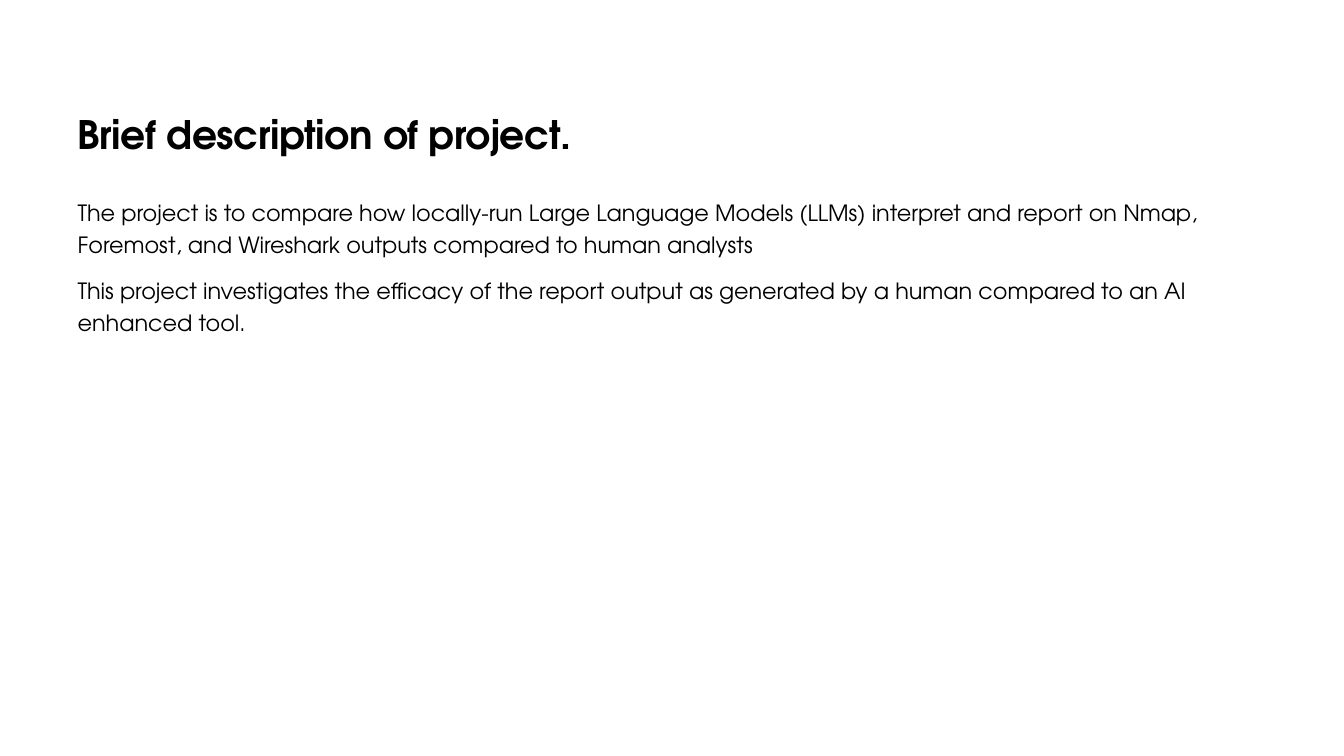
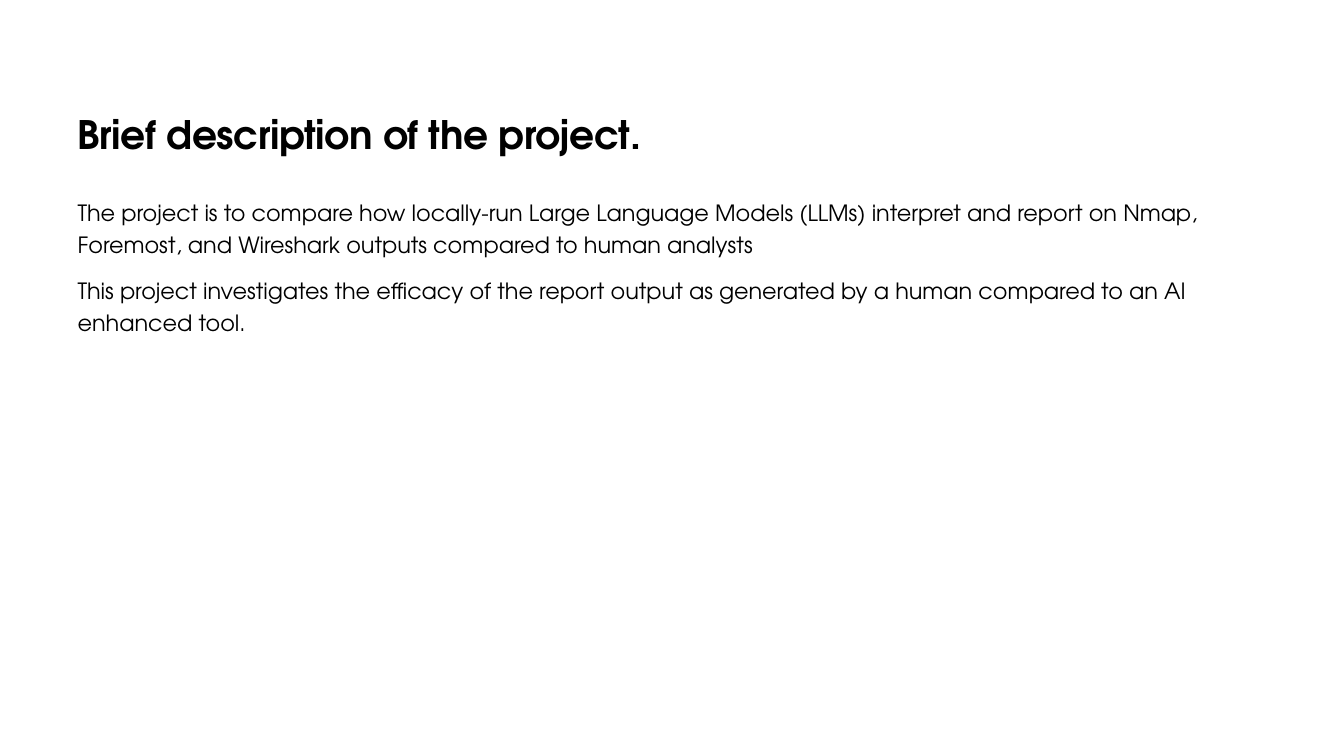
Before and after one commit to DavidSushames/BHB-Capstone, a slide deck: slide 4 of Academic Documents/Powerpoint wkg/Mid project Update - Dave v1.1 14-09.pptx. Drawn at 1344x756 pixels with LibreOffice and Linux fonts; fonts in the diff are those of the drawing. Boxes give left, top, right and bottom in pixels: in the first picture for what was removed or moved away, otherwise in the second. Text is boxed around its words. In the diff, an @@ line names an element or a change of style, - is before the commit and + after.

```diff
--- a/Academic Documents/Powerpoint wkg/Mid project Update - Dave v1.1 14-09.pptx
+++ b/Academic Documents/Powerpoint wkg/Mid project Update - Dave v1.1 14-09.pptx
@@ title at [78,119,642,157]: text changed @@
-Brief description of project.
+Brief description of the project.
```
Also in this commit, not shown: 3 other slides changed.
